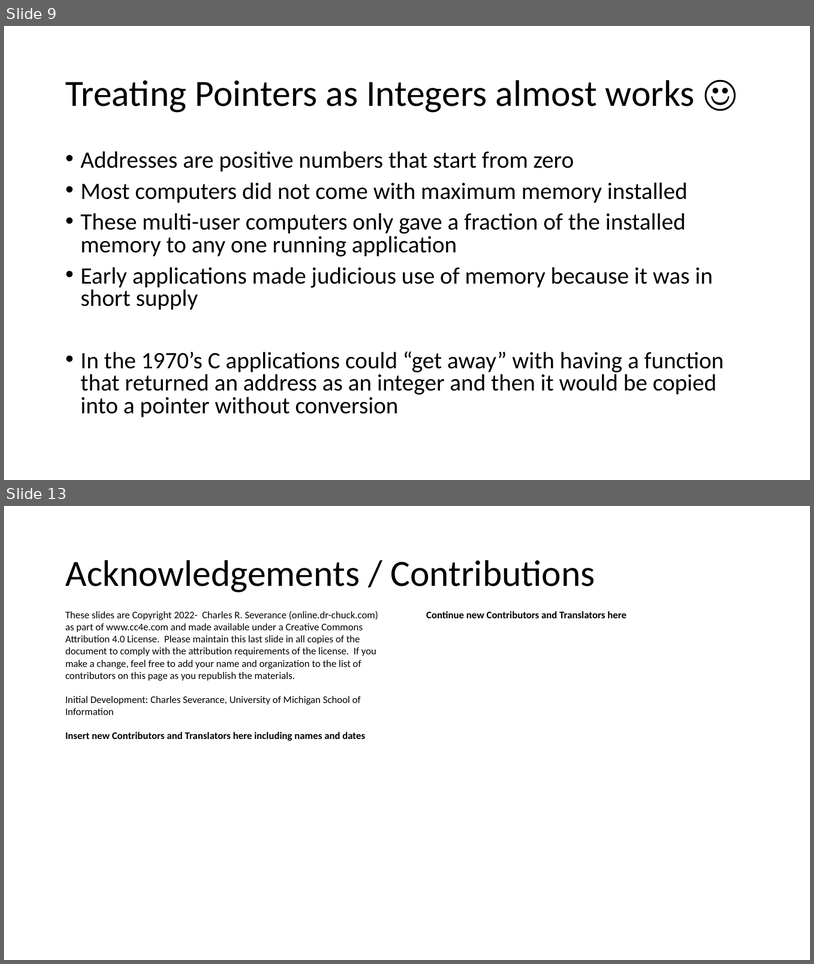
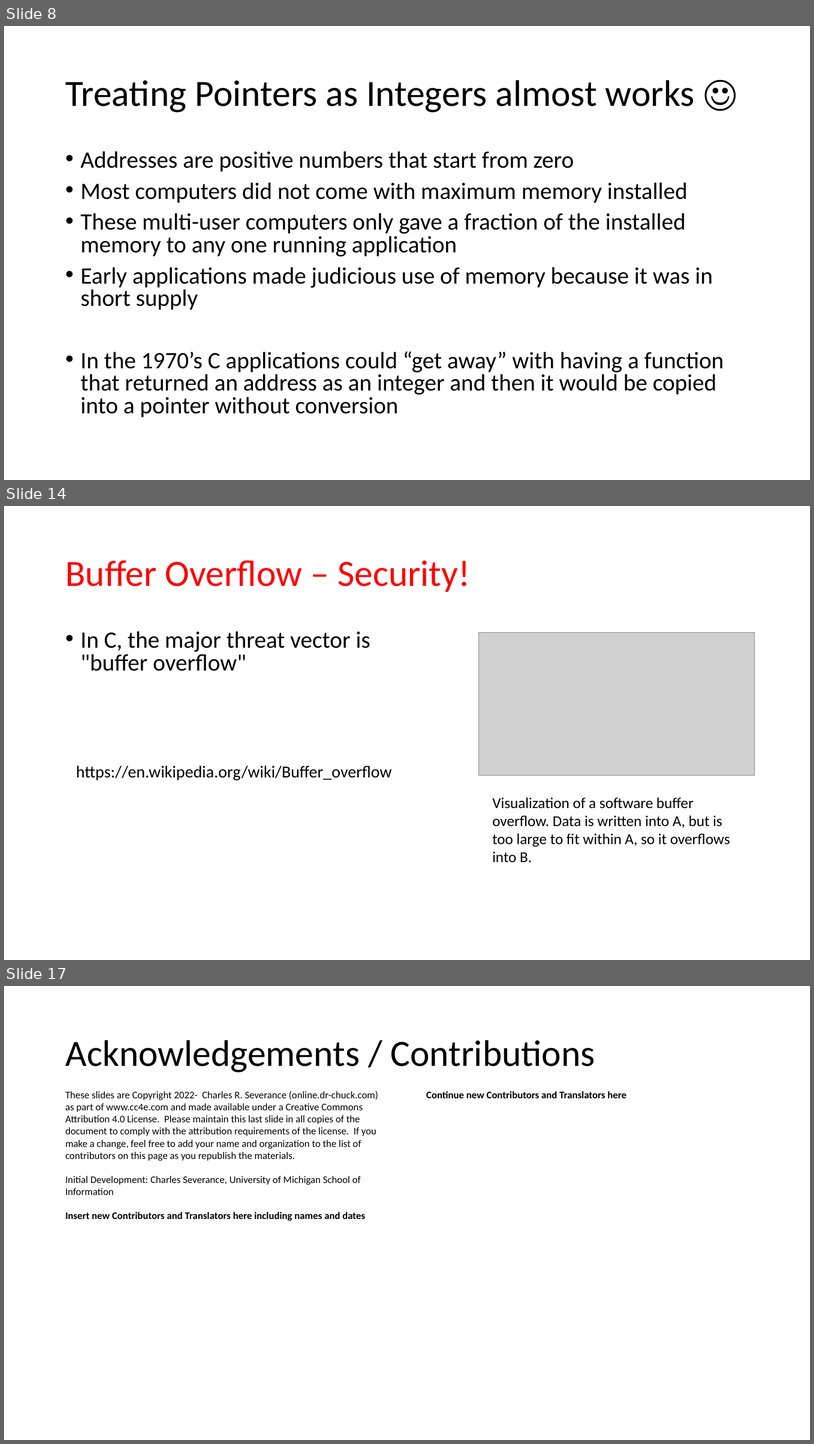
Before and after one commit to csev/cc4e, a slide deck: lectures/KR-5.pptx. Shown one above the other, each under a label of ours: slides 9 and 13 before the commit, slides 8, 14 and 17 after it; the slides between them are not shown. The pictures are 814x964 and 814x1444 pixels, drawn with LibreOffice and Linux fonts; fonts in the diff are those of the drawing; grey boxes stand for pictures. Boxes give left, top, right and bottom in pixels: in the first picture for what was removed or moved away, otherwise in the second. Text is boxed around its words. In the diff, an @@ line names an element or a change of style, - is before the commit and + after.

```diff
--- a/lectures/KR-5.pptx
+++ b/lectures/KR-5.pptx
@@ slide 14 added at box(4, 506, 810, 960), background #FFFFFF @@
@@ title added at box(65, 560, 470, 592), 44 pt, text #FF0000 @@
+Buffer Overflow – Security!
@@ text added at box(81, 631, 371, 671), 28 pt, text #000000 @@
+• In C, the major threat vector is "buffer overflow"
@@ picture added at box(479, 633, 755, 775) @@
@@ text added at box(76, 765, 392, 780), 20 pt, text #000000 @@
+https://en.wikipedia.org/wiki/Buffer_overflow
@@ text added at box(492, 797, 731, 862), 18 pt, text #000000 @@
+Visualization of a software buffer overflow. Data is written into A, but is too large to fit within A, so it overflows into B.
@@ what was slide 9 is now slide 8 @@
@@ what was slide 13 is now slide 17 @@
```
Also in this commit, not shown: 4 slides changed, 4 other slides added, 1 slide removed, 2 other files.
